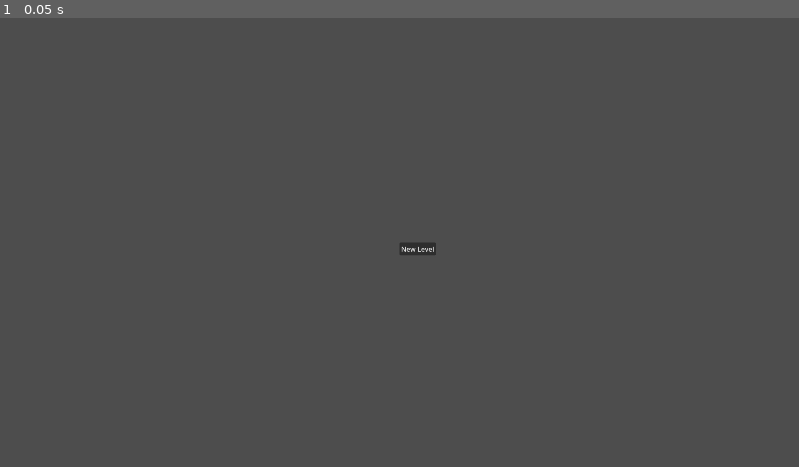
Above: before the commit, frame 1.
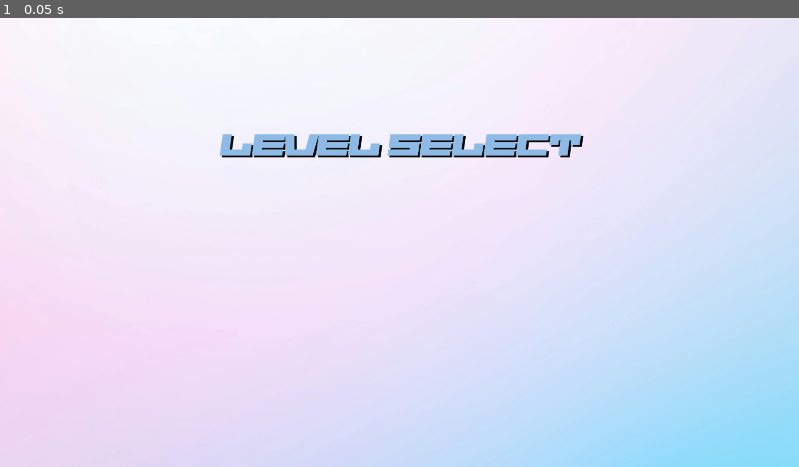
Above: after the commit, the same moment.

Repository: Calverin/Radio-Rideshare
Game: Godot game, scene res://Scenes/Menus/level_selector.tscn
Same seed, same stepped clock (60 frames per second), same inputs: the game is played once before the commit and once after it. This scene is started directly instead of the project's main scene. The engine's default icon, where the game draws it, is replaced by a stand-in: a white triangle on a blue panel in a dark square.
Inputs:
- Up to frame 1 (0.05 s): no input

The runs differ from the first frame. In frame 1, 100% of the frame differs, in the area x 0-100%, y 0-100%.

Commit message:
Vastly improved layout

Diff:
--- a/Scenes/Menus/level_listing.tscn
+++ b/Scenes/Menus/level_listing.tscn
@@ -8,37 +8,91 @@
 default_font_size = 30
 
 [sub_resource type="SystemFont" id="SystemFont_6dwif"]
+font_names = PackedStringArray("Century Gothic")
 
 [sub_resource type="LabelSettings" id="LabelSettings_lymkw"]
 font = SubResource("SystemFont_6dwif")
+font_size = 28
+
+[sub_resource type="LabelSettings" id="LabelSettings_xo468"]
+font = SubResource("SystemFont_6dwif")
 font_size = 24
+font_color = Color(0.680321, 0.680321, 0.680321, 1)
+
+[sub_resource type="LabelSettings" id="LabelSettings_q5ib4"]
+font = SubResource("SystemFont_6dwif")
+font_size = 20
+font_color = Color(0.424984, 0.710562, 0.938283, 1)
+
+[sub_resource type="LabelSettings" id="LabelSettings_lsrk3"]
+font = SubResource("SystemFont_6dwif")
+font_size = 18
 
 [node name="Level Listing" type="ColorRect"]
-anchors_preset = 10
-anchor_right = 1.0
-offset_bottom = 128.0
+custom_minimum_size = Vector2(1000, 136)
+anchors_preset = 8
+anchor_left = 0.5
+anchor_top = 0.5
+anchor_right = 0.5
+anchor_bottom = 0.5
+offset_left = -500.0
+offset_top = -68.0
+offset_right = 500.0
+offset_bottom = 68.0
 grow_horizontal = 2
+grow_vertical = 2
 theme = SubResource("Theme_oarp1")
 color = Color(0.38781, 0.45746, 0.793249, 1)
 
 [node name="Icon" type="TextureRect" parent="."]
 clip_contents = true
 layout_mode = 2
-offset_left = 9.0
-offset_right = 137.0
-offset_bottom = 128.0
+offset_left = 4.0
+offset_top = 4.0
+offset_right = 132.0
+offset_bottom = 132.0
 texture = ExtResource("2_ahxni")
 expand_mode = 1
 
-[node name="Name" type="Label" parent="."]
+[node name="Title" type="Label" parent="."]
 custom_minimum_size = Vector2(700, 0)
 layout_mode = 2
-offset_left = 145.0
-offset_top = 47.0
-offset_right = 877.0
-offset_bottom = 81.0
+offset_left = 136.0
+offset_top = 4.0
+offset_right = 836.0
+offset_bottom = 43.0
 text = "PLACEHOLDER"
 label_settings = SubResource("LabelSettings_lymkw")
+clip_text = true
+
+[node name="Artist" type="Label" parent="."]
+custom_minimum_size = Vector2(700, 0)
+offset_left = 136.0
+offset_top = 43.0
+offset_right = 836.0
+offset_bottom = 82.0
+text = "By: PLACEHOLDER"
+label_settings = SubResource("LabelSettings_xo468")
+clip_text = true
+
+[node name="Mapper" type="Label" parent="."]
+custom_minimum_size = Vector2(700, 0)
+offset_left = 135.0
+offset_top = 101.0
+offset_right = 835.0
+offset_bottom = 140.0
+text = "[PLACEHOLDER]"
+label_settings = SubResource("LabelSettings_q5ib4")
+clip_text = true
+
+[node name="NPS" type="Label" parent="."]
+custom_minimum_size = Vector2(700, 0)
+offset_left = 137.0
+offset_top = 83.0
+offset_right = 837.0
+offset_bottom = 108.0
+text = "NPS: X"
+label_settings = SubResource("LabelSettings_lsrk3")
 clip_text = true
 
 [node name="Play" type="Button" parent="."]
@@ -46,8 +100,10 @@
 anchors_preset = 1
 anchor_left = 1.0
 anchor_right = 1.0
-offset_left = -131.0
-offset_bottom = 128.0
+offset_left = -135.0
+offset_top = 4.0
+offset_right = -4.0
+offset_bottom = 132.0
 grow_horizontal = 0
 text = "Play"
 
@@ -57,7 +113,8 @@
 anchor_left = 1.0
 anchor_right = 1.0
 offset_left = -267.0
+offset_top = 4.0
 offset_right = -139.0
-offset_bottom = 128.0
+offset_bottom = 132.0
 grow_horizontal = 0
 text = "Edit"
--- a/Scenes/Menus/level_selector.tscn
+++ b/Scenes/Menus/level_selector.tscn
@@ -1,15 +1,15 @@
-[gd_scene load_steps=3 format=3 uid="uid://0jd4at430sgl"]
+[gd_scene load_steps=5 format=3 uid="uid://0jd4at430sgl"]
 
 [ext_resource type="Script" path="res://Scripts/level_selector.gd" id="1_f3cbc"]
 [ext_resource type="Script" path="res://Scripts/level_loader.gd" id="2_414t7"]
+[ext_resource type="Texture2D" uid="uid://drht76nnah1j" path="res://Assets/Backgrounds/menu-gradient.jpg" id="3_mqabr"]
+[ext_resource type="FontFile" uid="uid://ckg6xhwdilxv" path="res://Assets/Fonts/Starbirl.otf" id="4_qmppa"]
 
 [node name="Level Selector" type="Control"]
 layout_mode = 3
-anchors_preset = 8
-anchor_left = 0.5
-anchor_top = 0.5
-anchor_right = 0.5
-anchor_bottom = 0.5
+anchors_preset = 15
+anchor_right = 1.0
+anchor_bottom = 1.0
 grow_horizontal = 2
 grow_vertical = 2
 script = ExtResource("1_f3cbc")
@@ -25,10 +25,48 @@
 grow_vertical = 2
 
 [node name="New Level" type="Button" parent="."]
-layout_mode = 0
+visible = false
+layout_mode = 1
 offset_right = 88.0
 offset_bottom = 31.0
 text = "New Level"
 
 [node name="Loader" type="Node" parent="."]
 script = ExtResource("2_414t7")
+
+[node name="TextureRect" type="TextureRect" parent="."]
+show_behind_parent = true
+layout_mode = 1
+anchors_preset = 15
+anchor_right = 1.0
+anchor_bottom = 1.0
+offset_left = -164.0
+offset_top = -138.0
+offset_right = 162.0
+offset_bottom = 138.0
+grow_horizontal = 2
+grow_vertical = 2
+texture = ExtResource("3_mqabr")
+expand_mode = 3
+
+[node name="Label" type="Label" parent="."]
+layout_mode = 1
+anchors_preset = 8
+anchor_left = 0.5
+anchor_top = 0.5
+anchor_right = 0.5
+anchor_bottom = 0.5
+offset_left = -391.0
+offset_top = -272.0
+offset_right = 391.0
+offset_bottom = -135.0
+grow_horizontal = 2
+grow_vertical = 2
+theme_override_colors/font_color = Color(0.552941, 0.733333, 0.898039, 1)
+theme_override_colors/font_shadow_color = Color(0, 0, 0, 1)
+theme_override_constants/line_spacing = 5
+theme_override_constants/shadow_offset_x = 5
+theme_override_constants/shadow_offset_y = 4
+theme_override_fonts/font = ExtResource("4_qmppa")
+theme_override_font_sizes/font_size = 75
+text = "Level Select"
--- a/Scripts/level_selector.gd
+++ b/Scripts/level_selector.gd
@@ -35,9 +35,13 @@
 		# Apply data
 		for child in listing.get_children():
 			if child is Label:
-				child.text = level.title
+				if child.name == "Title":
+					child.text = level.title
+				if child.name == "Artist":
+					child.text = "By: " + level.artist
+				if child.name == "Mapper":
+					child.text = "[" + level.mapper + "]"
+				if child.name == "NPS":
+					child.text = "NPS: " + str(level.nps)
 			if child is TextureRect and icon:
 				child.texture = icon
-
-		if icon:
-			listing.get_child(0).texture = icon
Not shown: 1 places in Scenes/Menus/level_listing.tscn that only renumber resources
